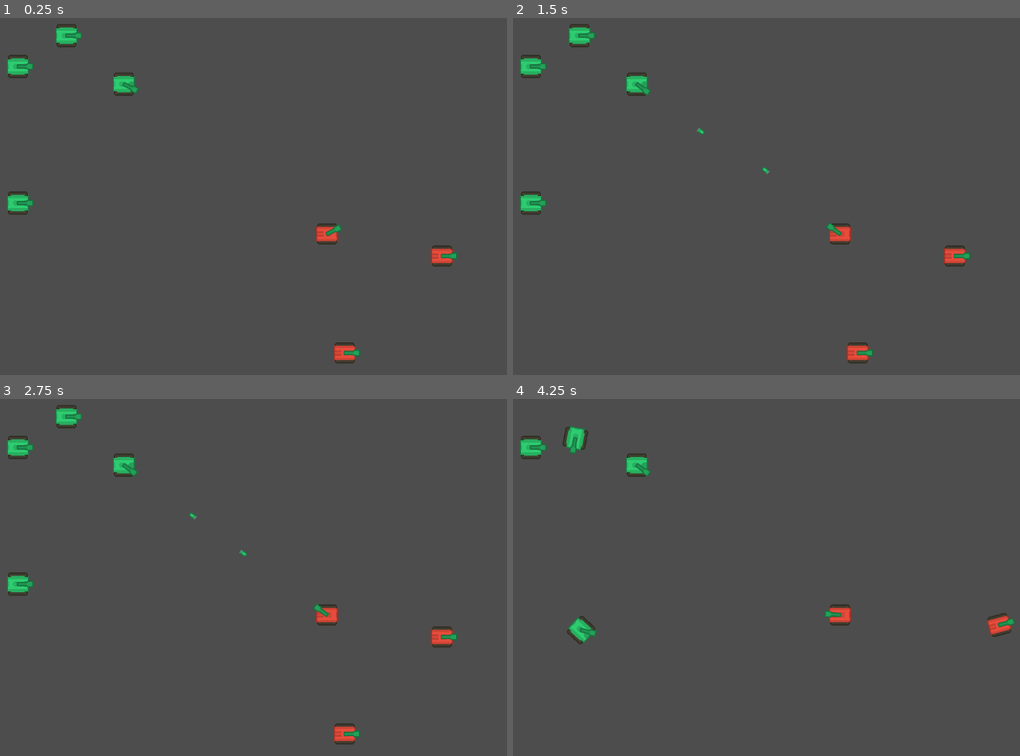
Above: before the commit, frames 1-4 (two rows, left to right).
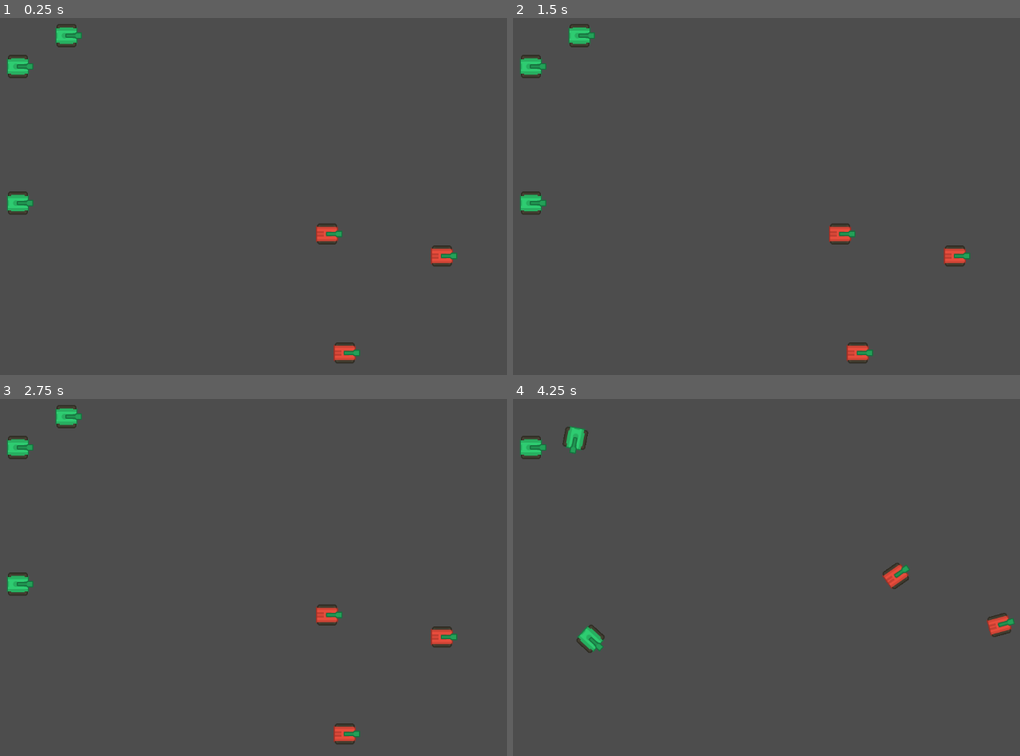
Above: after the commit, the same moments.

Repository: BrianMosbeux/Steel_Storm
Game: Godot game, scene res://scenes/main.tscn
Same seed, same stepped clock (60 frames per second), same inputs: the game is played once before the commit and once after it.
Inputs:
- Up to frame 1 (0.25 s): no input
- Up to frame 2 (1.5 s): tap Enter at 0.5 s
- Up to frame 3 (2.75 s): tap Space at 2 s
- Up to frame 4 (4.25 s): tap Enter at 2.75 s

The runs differ from the first frame. In frame 1, 0.3% of the frame differs, in the area x 22-68%, y 15-62%; in frame 2, 0.4%; in frame 3, 0.4%; in frame 4, 1.2%, in the area x 10-79%, y 15-72%.

Commit message:
remove one ally child scene from main scene

Diff:
--- a/scenes/main.tscn
+++ b/scenes/main.tscn
@@ -27,8 +27,5 @@
 [node name="Ally2" parent="." instance=ExtResource("4_4wfy7")]
 position = Vector2(168, 32)
 
-[node name="Ally3" parent="." instance=ExtResource("4_4wfy7")]
-position = Vector2(272, 120)
-
 [node name="BulletManager" type="Node2D" parent="."]
 script = ExtResource("2_5x1xw")
